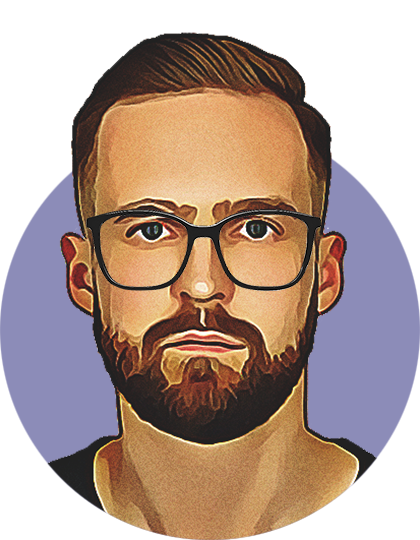
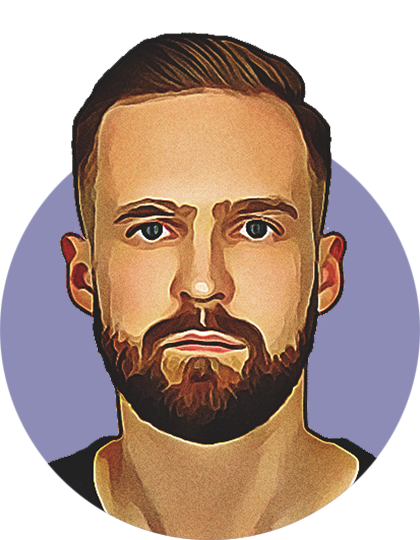
Layer changes from the first 420 × 540 image to the second:
renamed "glasses" to "Glasses", hid it over [86, 209, 321, 291]
removed layer "back" over [86, 209, 321, 291]
added layer "Back (midnight-blue, 0.5)" (50%) above "Back (white, 1.0)" over [86, 209, 321, 291]
added layer "Back (white, 1.0)" over [86, 209, 321, 291]
